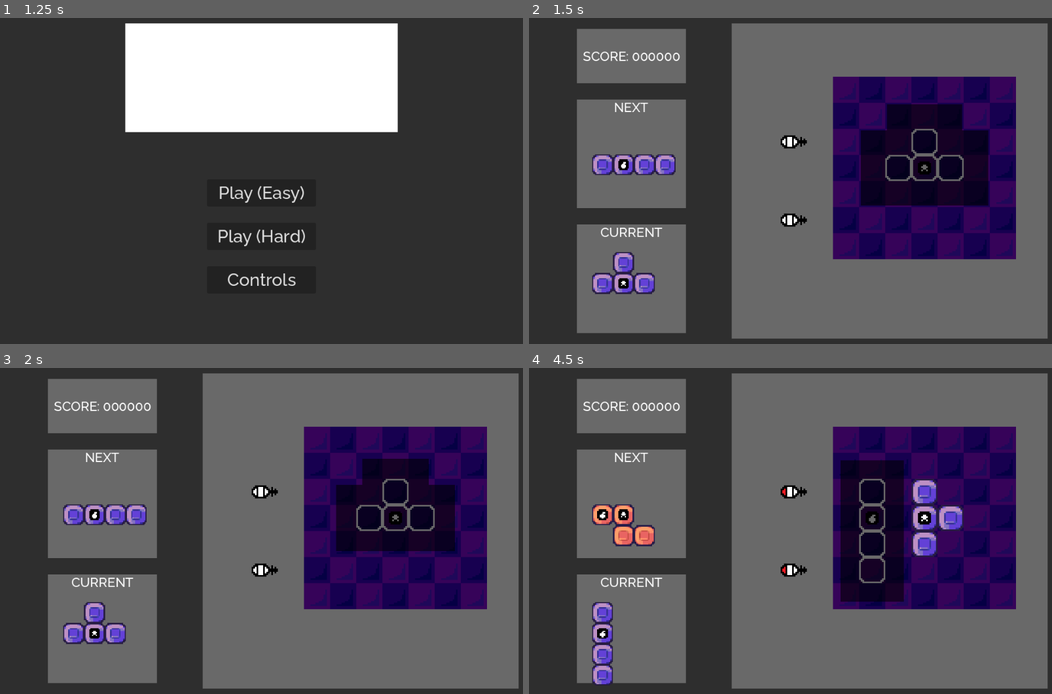
Above: before the commit, frames 1-4 (two rows, left to right).
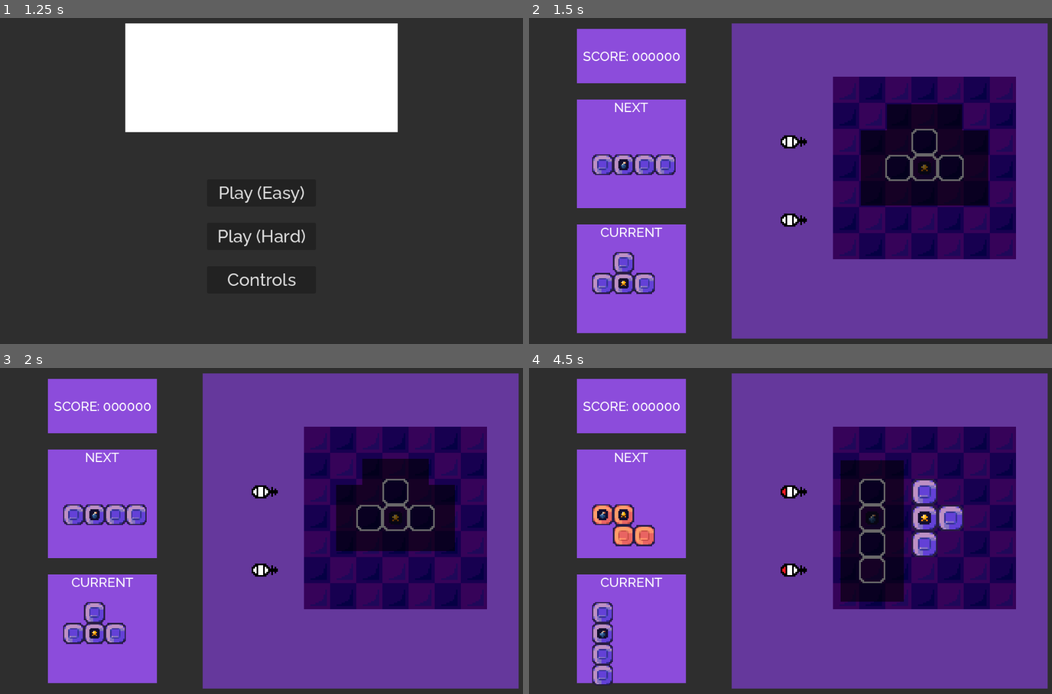
Above: after the commit, the same moments.

Repository: ijzm/LDJAM54
Game: Godot game, scene res://Levels/TSC.tscn
Two runs of this game, one before a commit and one after it. Both use one fixed random seed, a clock stepped at 60 frames per second and the inputs below. Sound files missing from this copy of the repository are replaced by a short silence.
Inputs (mouse positions are in pixels of both pictures, inside the frame that each line leads up to):
- Up to frame 1 (1.25 s): tap Enter at 0.5 s; move the mouse to (376, 164) at 0.52 s; hold D (Move_Right) from 0.53 s (still down); hold Z (Move_Drop) from 0.53 s (still down); click (376, 164) at 0.67 s
- Up to frame 2 (1.5 s): release D (Move_Right) at 1.25 s; release Z (Move_Drop) at 1.25 s; click "Play (Easy)" at 1.25 s
- Up to frame 3 (2 s): no input
- Up to frame 4 (4.5 s): move the mouse to (685, 547) at 2.02 s; hold S (Move_Down) 2.03-2.78 s; tap Space (Move_Rotate_Clockwise) at 2.1, 3.5 s; move the mouse to (842, 459) at 2.77 s; hold D (Move_Right) 2.78-3.53 s; hold Q (Move_Rotate_Counter_Clockwise) 2.78-3.53 s; move the mouse to (764, 596) at 3.52 s; hold W (Move_Up) 3.53-4.28 s; tap Z (Move_Drop) at 3.6 s; click (764, 596) at 3.67 s; tap Enter at 4.25 s; move the mouse to (947, 579) at 4.27 s; hold A (Move_Left) from 4.28 s (still down); hold Space (Move_Rotate_Clockwise) from 4.28 s (still down)

Frame 1 is identical in both runs. In frame 2, 54% of the frame differs, in the area x 9-100%, y 1-99%; in frame 3, 54%; in frame 4, 54%.

Commit message:
Updated menu colors + bomb/star icon

Diff:
--- a/Levels/game.tscn
+++ b/Levels/game.tscn
@@ -10,9 +10,23 @@
 [sub_resource type="Theme" id="Theme_jjhfd"]
 Panel/styles/panel = SubResource("StyleBoxFlat_ayx6l")
 
+[sub_resource type="StyleBoxFlat" id="StyleBoxFlat_sbi4q"]
+bg_color = Color(0.54902, 0.298039, 0.858824, 1)
+
 [sub_resource type="LabelSettings" id="LabelSettings_2d3d0"]
 font = ExtResource("3_xocie")
 font_size = 24
+
+[sub_resource type="StyleBoxFlat" id="StyleBoxFlat_jxvim"]
+bg_color = Color(0.54902, 0.298039, 0.858824, 1)
+
+[sub_resource type="StyleBoxFlat" id="StyleBoxFlat_3rj3q"]
+bg_color = Color(0.54902, 0.298039, 0.858824, 1)
+
+[sub_resource type="ShaderMaterial" id="ShaderMaterial_qtbea"]
+
+[sub_resource type="StyleBoxFlat" id="StyleBoxFlat_f3vry"]
+bg_color = Color(0.396078, 0.219608, 0.611765, 1)
 
 [node name="Game" type="Node"]
 
@@ -43,6 +57,7 @@
 size_flags_horizontal = 4
 size_flags_vertical = 4
 theme = SubResource("Theme_jjhfd")
+theme_override_styles/panel = SubResource("StyleBoxFlat_sbi4q")
 
 [node name="Score_Label" type="Label" parent="UI/HBoxContainer/VBoxContainer/Score"]
 layout_mode = 1
@@ -65,6 +80,7 @@
 size_flags_horizontal = 4
 size_flags_vertical = 4
 theme = SubResource("Theme_jjhfd")
+theme_override_styles/panel = SubResource("StyleBoxFlat_jxvim")
 
 [node name="Next_Label" type="Label" parent="UI/HBoxContainer/VBoxContainer/Next"]
 layout_mode = 1
@@ -83,6 +99,7 @@
 size_flags_horizontal = 4
 size_flags_vertical = 4
 theme = SubResource("Theme_jjhfd")
+theme_override_styles/panel = SubResource("StyleBoxFlat_3rj3q")
 
 [node name="Current_Label" type="Label" parent="UI/HBoxContainer/VBoxContainer/Current"]
 layout_mode = 1
@@ -96,10 +113,12 @@
 uppercase = true
 
 [node name="Panel" type="Panel" parent="UI/HBoxContainer"]
+material = SubResource("ShaderMaterial_qtbea")
 custom_minimum_size = Vector2(580, 580)
 layout_mode = 2
 size_flags_horizontal = 4
 size_flags_vertical = 4
 theme = SubResource("Theme_jjhfd")
+theme_override_styles/panel = SubResource("StyleBoxFlat_f3vry")
 
 [connection signal="update_ui" from="Game_Manager" to="UI" method="_on_game_manager_update_ui"]
Binary file changed: Graphics/Powerup_Bomb.png
Binary file changed: Graphics/Powerup_Points.png
Not shown: 1 places in Levels/game.tscn that only renumber resources
